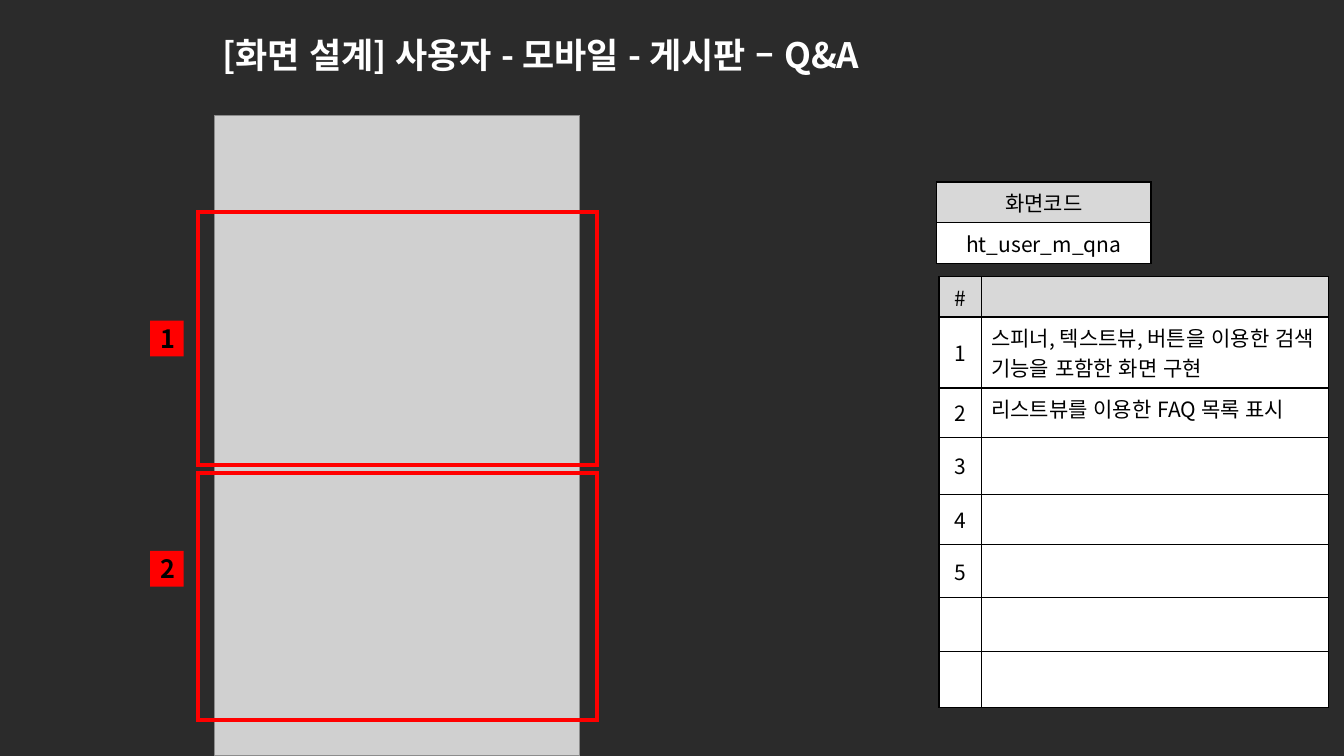
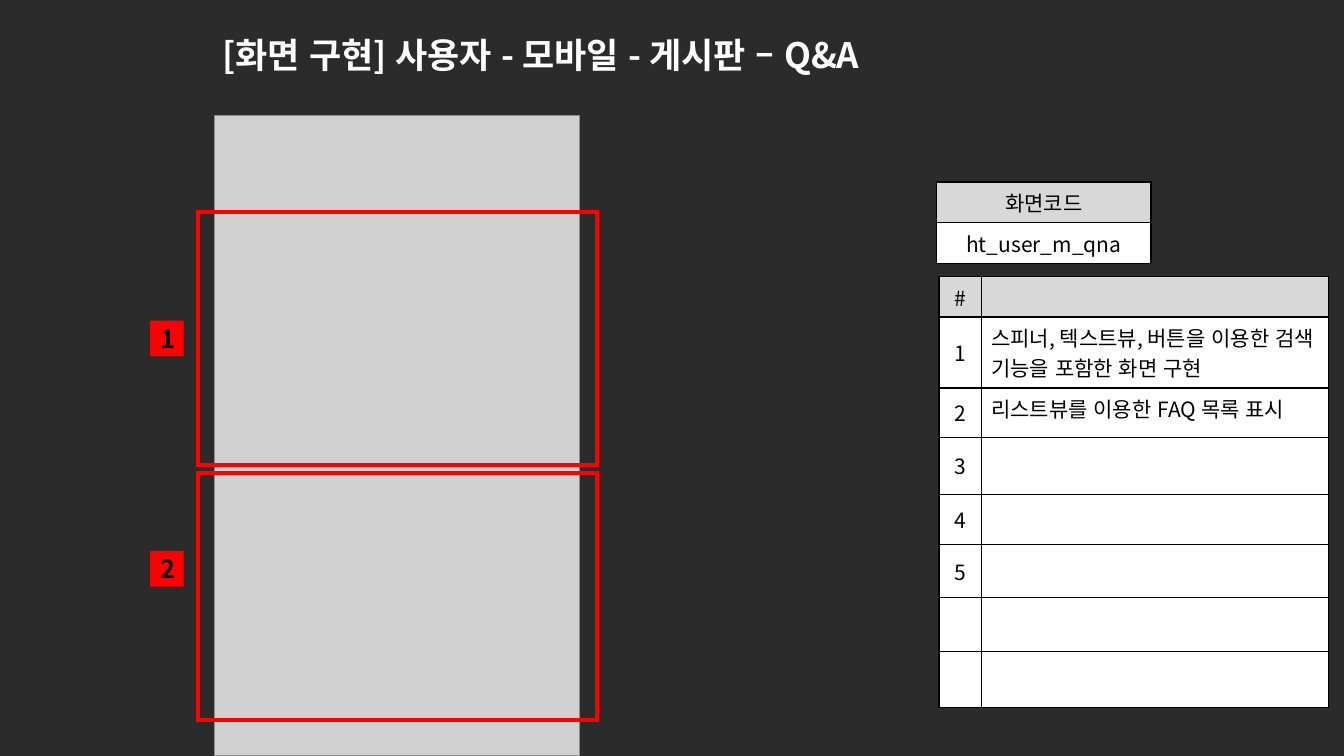
Before and after one commit to ezenteam2/e-Zone, a slide deck: slide 20 of 0 발표용 파워포인트/project05 - 파워포인트 종합 - 현태.pptx. Drawn at 1344x756 pixels with LibreOffice and Linux fonts; fonts in the diff are those of the drawing; grey boxes stand for pictures; background and template pictures are left out; a plain dark background stands for a picture behind light text. Boxes give left, top, right and bottom in pixels: in the first picture for what was removed or moved away, otherwise in the second. Text is boxed around its words. In the diff, an @@ line names an element or a change of style, - is before the commit and + after.

```diff
--- a/0 발표용 파워포인트/project05 - 파워포인트 종합 - 현태.pptx
+++ b/0 발표용 파워포인트/project05 - 파워포인트 종합 - 현태.pptx
@@ title at box(222, 38, 859, 75): text changed @@
-[화면 설계] 사용자 - 모바일 - 게시판 – Q&A
+[화면 구현] 사용자 - 모바일 - 게시판 – Q&A
```
Also in this commit, not shown: 7 other slides changed.
